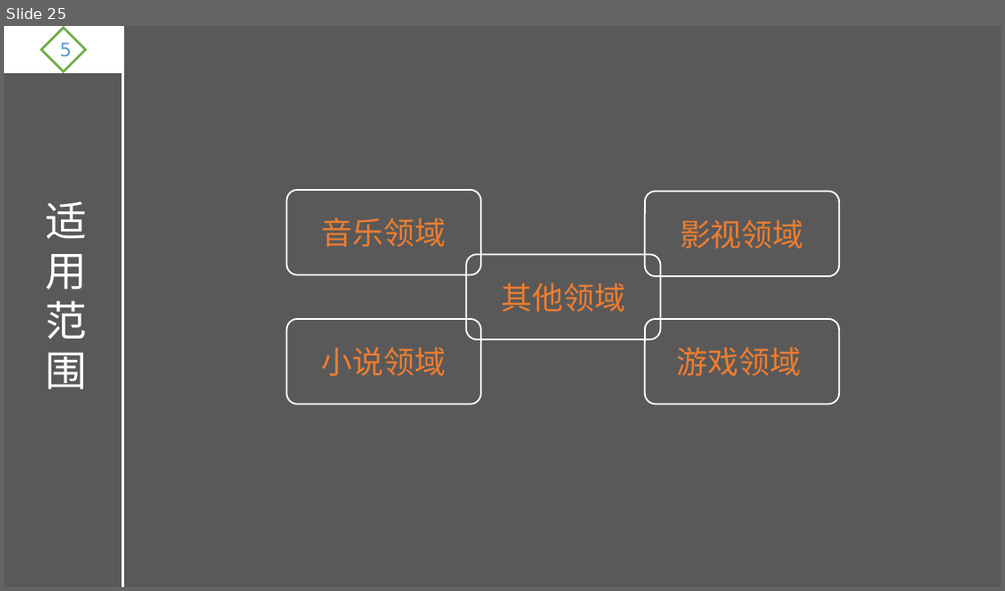
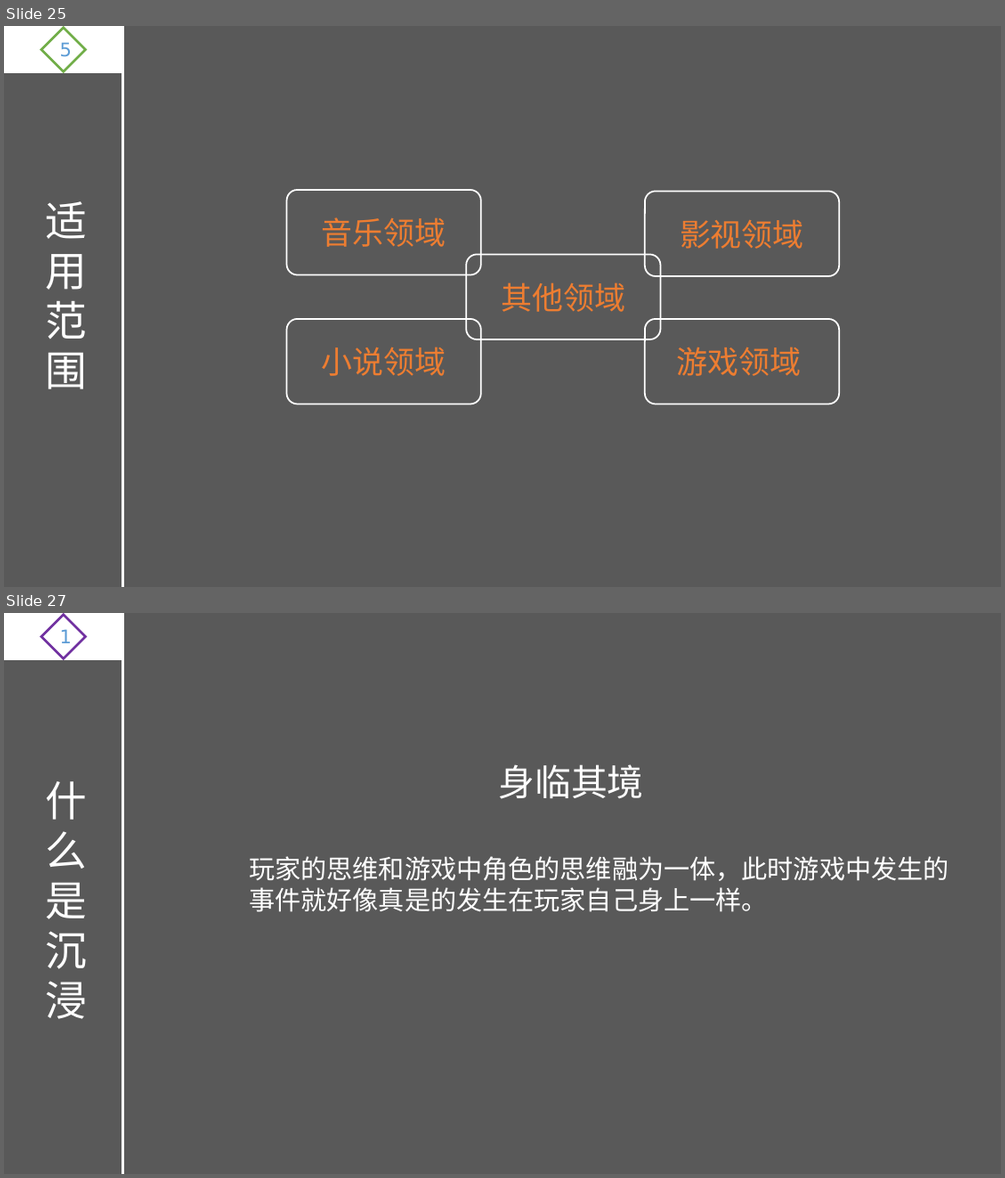
Before and after one commit to ThreePeopleGame/Death, a slide deck: Share/游戏设计理论.pptx. Shown one above the other, each under a label of ours: slide 25 before the commit, slides 25 and 27 after it; the slides between them are not shown. The pictures are 1005x591 and 1005x1178 pixels, drawn with LibreOffice and Linux fonts; fonts in the diff are those of the drawing. Boxes give left, top, right and bottom in pixels: in the first picture for what was removed or moved away, otherwise in the second. Text is boxed around its words. In the diff, an @@ line names an element or a change of style, - is before the commit and + after.

Commit message:
沉浸
分享

```diff
--- a/Share/游戏设计理论.pptx
+++ b/Share/游戏设计理论.pptx
@@ slide 27 added at bbox=[4, 613, 1001, 1174], background #595959 @@
@@ rectangle added at bbox=[4, 613, 123, 660], fill #FFFFFF, outline #FFFFFF 1.5 pt @@
@@ diamond added at bbox=[41, 615, 86, 658], outline #7030A0 2.25 pt, 18 pt, text #5B9BD5 @@
+1
@@ line added from (123, 613) to (123, 1174), #FFFFFF 2.25 pt @@
@@ text added at bbox=[498, 764, 643, 799], 35 pt, text #FFFFFF @@
+身临其境
@@ text added at bbox=[45, 781, 87, 1019], 40 pt, text #FFFFFF @@
+什么是沉浸
@@ text added at bbox=[249, 856, 948, 912], 25 pt, text #FFFFFF @@
+玩家的思维和游戏中角色的思维融为一体，此时游戏中发生的事件就好像真是的发生在玩家自己身上一样。
```
Also in this commit, not shown: 5 other slides added, 1 other file.
